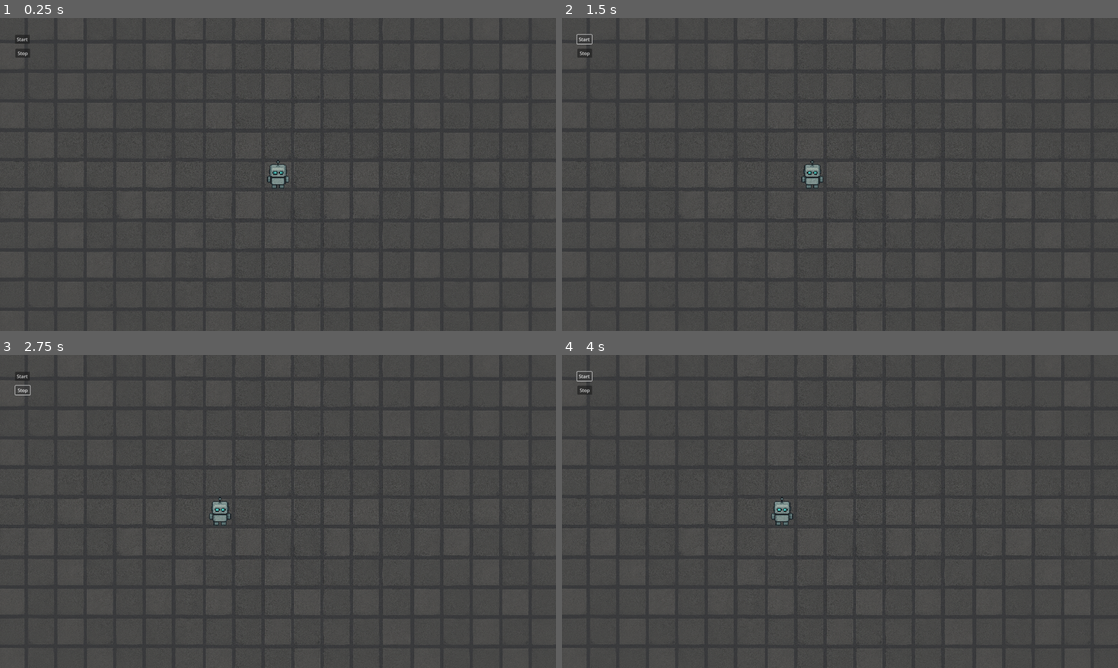
Above: before the commit, frames 1-4 (two rows, left to right).
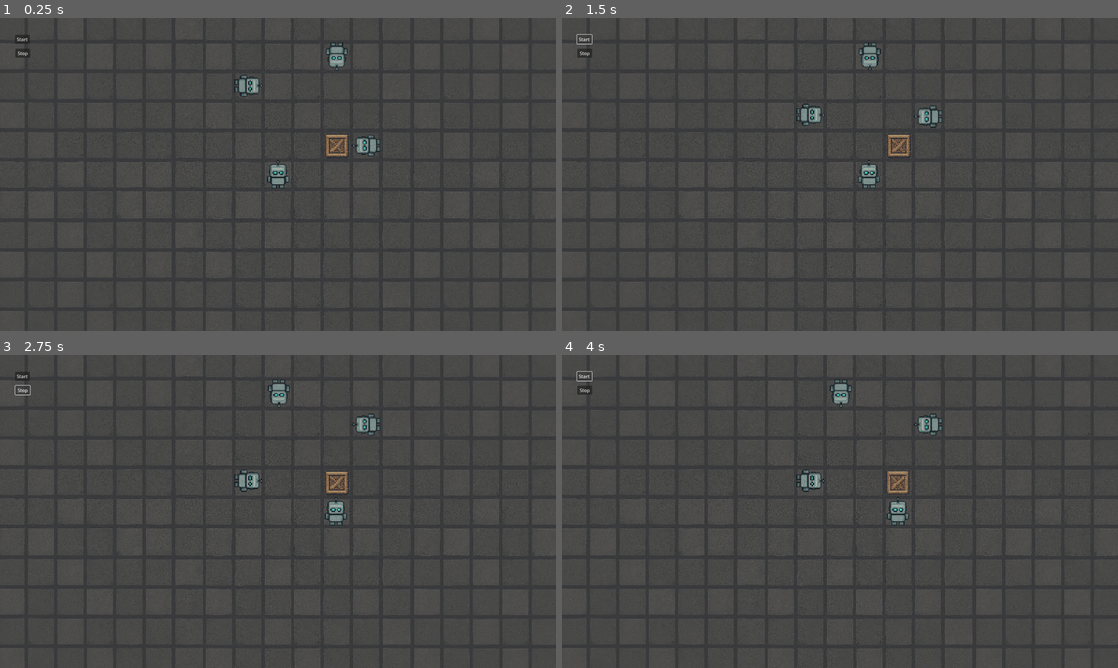
Above: after the commit, the same moments.

Repository: seriousdev-gh/automation-game
Game: Godot game, scene res://scenes/main.tscn
Same seed, same stepped clock (60 frames per second), same inputs: the game is played once before the commit and once after it.
Inputs:
- Up to frame 1 (0.25 s): no input
- Up to frame 2 (1.5 s): click "Start" at 0.5 s; click "Start" at 1.25 s
- Up to frame 3 (2.75 s): click "Stop" at 2 s
- Up to frame 4 (4 s): click "Stop" at 2.75 s; click "Start" at 3.5 s

The runs differ from the first frame. In frame 1, 0.9% of the frame differs, in the area x 42-69%, y 7-45%; in frame 2, 1.4%; in frame 3, 1.4%, in the area x 37-69%, y 7-55%; in frame 4, 1.4%.

Commit message:
implement simple grab mechanics

Diff:
--- a/entities/bot/bot.gd
+++ b/entities/bot/bot.gd
@@ -2,8 +2,9 @@
 @onready var tween = null
 const size = 100
 var command_index = 0
-@export var commands: Array[String] = ["left", "left", "down", "down", "right", "up", "right", "up"]
+@export var commands: Array[String] = ["right", "right", "grab", "left", "left", "release"]
 var position_shadow: Vector2
+var grab_offset := Vector2(0, -100)
 
 func _ready() -> void:
 	position_shadow = position
@@ -21,6 +22,14 @@
 			position_shadow += Vector2.UP * size
 		"down":
 			position_shadow += Vector2.DOWN * size
+		"grab":
+			if $reachRaycast.is_colliding():
+				var target = $reachRaycast.get_collider().get_owner()
+				grab_item(target)
+		"release":
+			held_item = null
+		_:
+			push_warning("Unhandled command: %s" % current_command)
 
 	move_to_position(position_shadow, duration)
 
@@ -34,3 +43,16 @@
 		.tween_property(self, "position", target_position, duration) \
 		.set_trans(Tween.TRANS_SINE) \
 		.set_ease(Tween.EASE_IN_OUT)
+
+var held_item: Node = null
+
+func grab_item(item):
+	if held_item:
+		return
+
+	held_item = item
+
+func _process(delta):
+	if held_item:
+		held_item.global_position = global_position + grab_offset.rotated(global_rotation)
+		# TODO: correct rotation
--- a/entities/bot/bot.tscn
+++ b/entities/bot/bot.tscn
@@ -17,3 +17,7 @@
 
 [node name="CollisionShape2D" type="CollisionShape2D" parent="Area2D"]
 shape = SubResource("RectangleShape2D_cwism")
+
+[node name="reachRaycast" type="RayCast2D" parent="."]
+target_position = Vector2(0, -100)
+collide_with_areas = true
--- /dev/null
+++ b/entities/item/item.tscn
@@ -0,0 +1,17 @@
+[gd_scene load_steps=3 format=3 uid="uid://dl7of4uhgf2xp"]
+
+[ext_resource type="Texture2D" uid="uid://8e8opoh17oe3" path="res://entities/item/item_crate.png" id="1_f61xm"]
+
+[sub_resource type="RectangleShape2D" id="RectangleShape2D_f61xm"]
+size = Vector2(80, 80)
+
+[node name="item" type="Node2D"]
+
+[node name="ItemCrate" type="Sprite2D" parent="."]
+scale = Vector2(0.1, 0.1)
+texture = ExtResource("1_f61xm")
+
+[node name="Area2D" type="Area2D" parent="."]
+
+[node name="CollisionShape2D" type="CollisionShape2D" parent="Area2D"]
+shape = SubResource("RectangleShape2D_f61xm")
--- a/scenes/main.tscn
+++ b/scenes/main.tscn
@@ -1,14 +1,15 @@
-[gd_scene load_steps=4 format=3 uid="uid://b4k8vrjb75hbj"]
+[gd_scene load_steps=5 format=3 uid="uid://b4k8vrjb75hbj"]
 
 [ext_resource type="Script" uid="uid://dabl04pop0u8t" path="res://scenes/main.gd" id="1_0wfyh"]
 [ext_resource type="PackedScene" uid="uid://c22a2mqj5d4fv" path="res://entities/bot/bot.tscn" id="2_sugp2"]
 [ext_resource type="Texture2D" uid="uid://25mhcfwjwdgq" path="res://resources/floor.png" id="3_sugp2"]
+[ext_resource type="PackedScene" uid="uid://dl7of4uhgf2xp" path="res://entities/item/item.tscn" id="4_jyhfs"]
 
 [node name="main" type="Node2D"]
 script = ExtResource("1_0wfyh")
 
 [node name="cycleTimer" type="Timer" parent="."]
-wait_time = 0.5
+wait_time = 0.4
 
 [node name="background" type="Node2D" parent="."]
 
@@ -47,6 +48,21 @@
 [node name="bot" parent="bots" instance=ExtResource("2_sugp2")]
 position = Vector2(960, 540)
 
+[node name="bot2" parent="bots" instance=ExtResource("2_sugp2")]
+position = Vector2(859, 234)
+rotation = 1.57079
+commands = Array[String](["down", "down", "grab", "up", "up", "release"])
+
+[node name="bot3" parent="bots" instance=ExtResource("2_sugp2")]
+position = Vector2(1163, 133)
+rotation = 3.14159
+commands = Array[String](["left", "left", "grab", "right", "right", "release"])
+
+[node name="bot4" parent="bots" instance=ExtResource("2_sugp2")]
+position = Vector2(1265, 440)
+rotation = 4.71238
+commands = Array[String](["up", "up", "grab", "down", "down", "release"])
+
 [node name="Button" type="Button" parent="."]
 offset_left = 52.0
 offset_top = 58.0
@@ -61,6 +77,9 @@
 offset_bottom = 137.0
 text = "Stop"
 
+[node name="item" parent="." instance=ExtResource("4_jyhfs")]
+position = Vector2(1163, 441)
+
 [connection signal="timeout" from="cycleTimer" to="." method="_on_cycle_timer_timeout"]
 [connection signal="pressed" from="Button" to="." method="_on_button_start_pressed"]
 [connection signal="pressed" from="Button2" to="." method="_on_button_stop_pressed"]
Binary file added: entities/item/item_crate.png
Not shown, added: entities/item/item_crate.png.import
